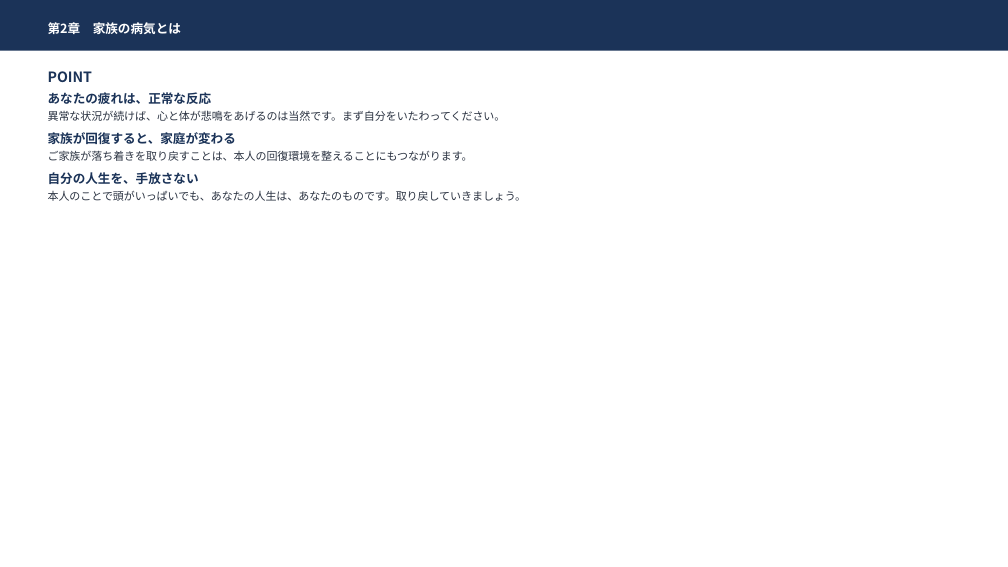
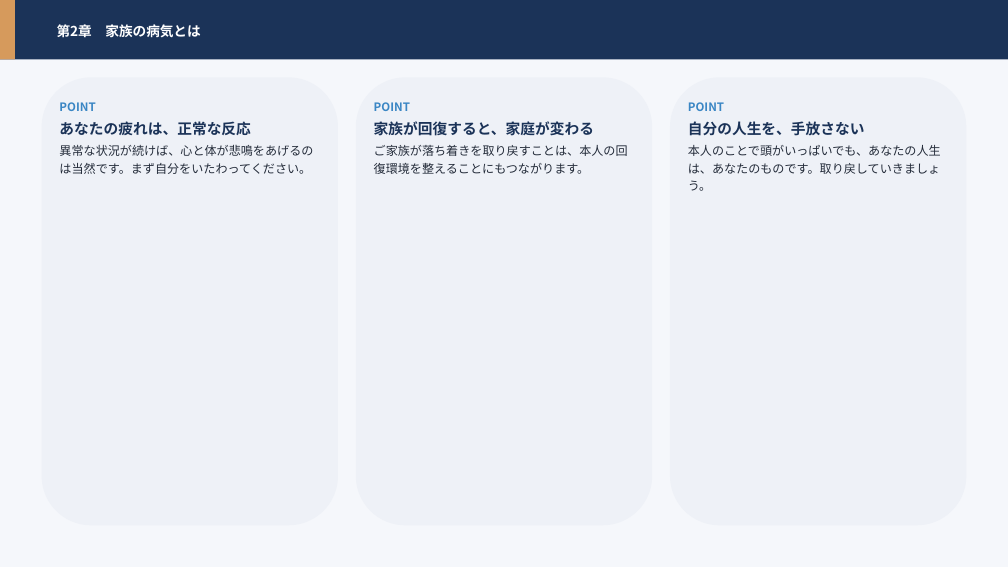
Before and after one commit to hiderock84-sys/darca, a slide deck: slide 15 of public/manual.pptx (slide 12 before the commit). Drawn at 1008x567 pixels with LibreOffice and Linux fonts; fonts in the diff are those of the drawing. Boxes give left, top, right and bottom in pixels: in the first picture for what was removed or moved away, otherwise in the second. Text is boxed around its words. In the diff, an @@ line names an element or a change of style, - is before the commit and + after.

```diff
--- a/public/manual.pptx
+++ b/public/manual.pptx
@@ rectangle: place and size @@
-rectangle at [0,0,1008,51]
+rectangle at [0,0,1008,60]
@@ rectangle added at [0,0,1008,567], fill #F5F7FB @@
@@ rectangle added at [0,0,15,60], fill #D69A5C @@
@@ text "第2章 家族の病気とは": place and size @@
-text "第2章 家族の病気とは" at [48,22,181,34]
+text "第2章 家族の病気とは" at [57,24,200,38]
@@ text "第2章 家族の病気とは" at [57,24,200,38]: size 12 to 13 pt; line spacing 1.18 to 1.2 @@
@@ rounded rectangle added at [42,77,338,526], fill #EEF1F7 @@
@@ rounded rectangle added at [356,77,653,526], fill #EEF1F7 @@
@@ rounded rectangle added at [670,77,966,526], fill #EEF1F7 @@
@@ text at [48,92,506,121]: paragraphs removed @@
-あなたの疲れは、正常な反応
-異常な状況が続けば、心と体が悲鳴をあげるのは当然です。まず自分をいたわってください。
@@ text added at [59,102,313,174], 11.5 pt, text #242C3A @@
+POINT
+あなたの疲れは、正常な反応
+異常な状況が続けば、心と体が悲鳴をあげるのは当然です。まず自分をいたわってください。
@@ text "POINT": place and size @@
-text "POINT" at [48,71,527,201]
+text "POINT" at [374,102,628,174]
@@ text "POINT" at [374,102,628,174]: size 13.5 to 11 pt, text colour #1B3358 to #3A86C4 in "POINT"; size 12 to 14 pt in "家族が回復すると、家庭が変わる"; size 10.5 to 11.5 pt, text colour #2B3342 to #242C3A in "ご家族が落ち着きを取り戻すことは、本人の回復環境を整えることにもつながります。"; line spacing 1.18 to 1.2; less space between paragraphs; more space between paragraphs @@
@@ text added at [688,102,941,191], 11.5 pt, text #242C3A @@
+POINT
+自分の人生を、手放さない
+本人のことで頭がいっぱいでも、あなたの人生は、あなたのものです。取り戻していきましょう。
@@ text at [48,172,527,201]: paragraphs removed @@
-自分の人生を、手放さない
-本人のことで頭がいっぱいでも、あなたの人生は、あなたのものです。取り戻していきましょう。
```
Also in this commit, not shown: 59 other slides changed, 21 slides added, 3 slides removed, 1 other file.
